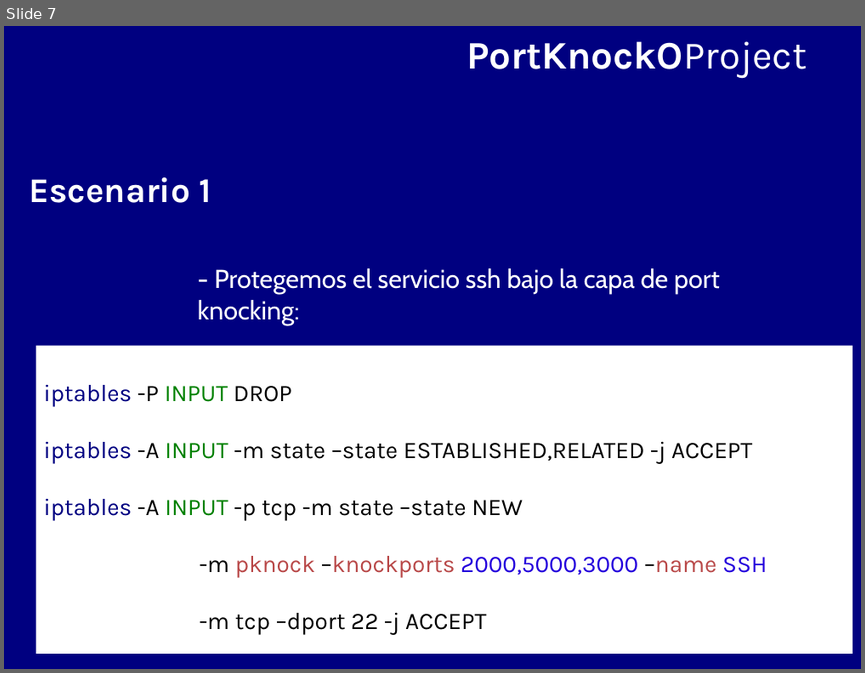
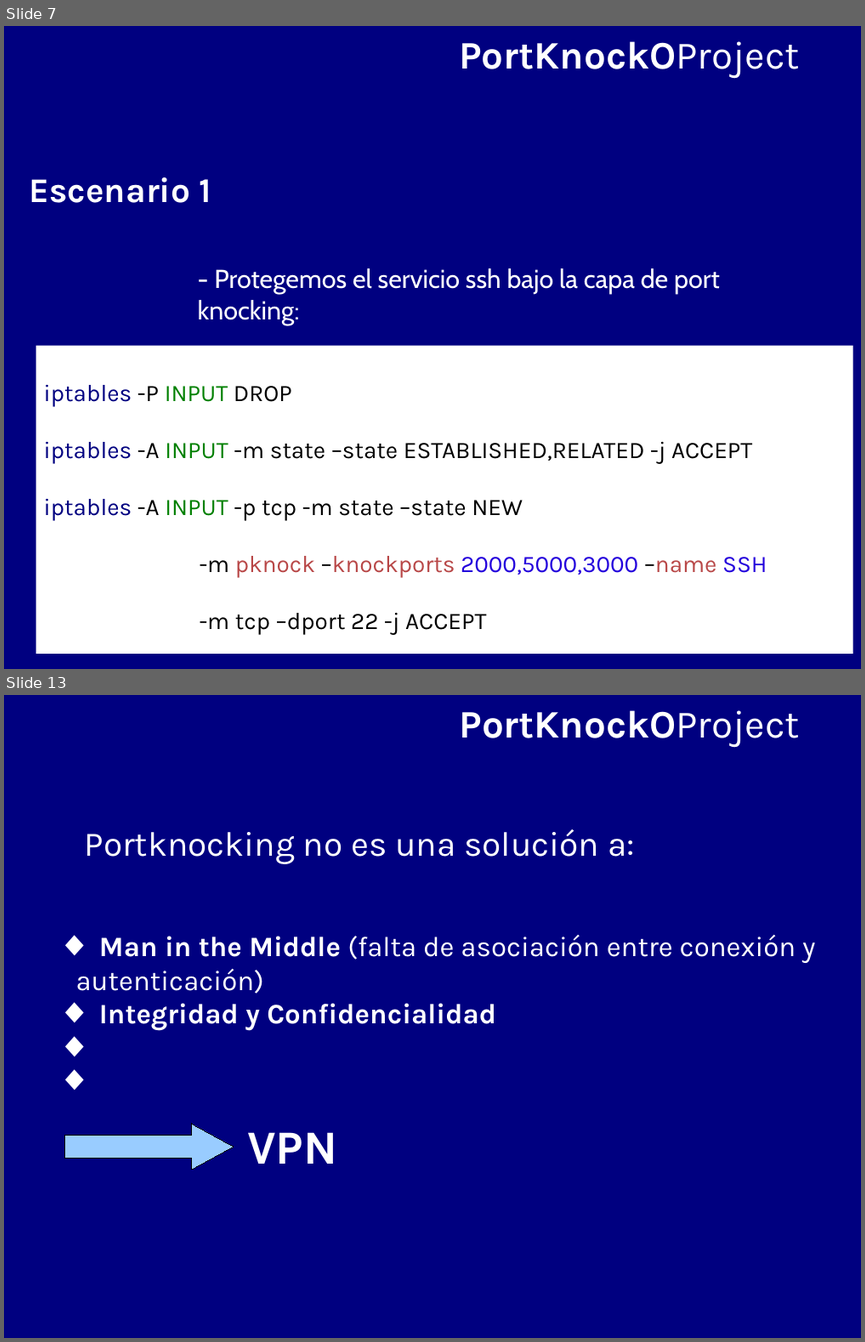
Before and after one commit to BackupTheBerlios/portknocko-svn, a slide deck: trunk/jornadas/jornadas.odp. Shown one above the other, each under a label of ours: slide 7 before the commit, slides 7 and 13 after it; the slides between them are not shown. The pictures are 865x673 and 865x1342 pixels, drawn with LibreOffice and Linux fonts; fonts in the diff are those of the drawing. Boxes give left, top, right and bottom in pixels: in the first picture for what was removed or moved away, otherwise in the second. Text is boxed around its words. In the diff, an @@ line names an element or a change of style, - is before the commit and + after.

```diff
--- a/trunk/jornadas/jornadas.odp
+++ b/trunk/jornadas/jornadas.odp
@@ slide 13 added at bbox=[4, 695, 861, 1338], background #000080 @@
@@ text added at bbox=[459, 710, 799, 747], 36 pt, text #FFFFFF, bold @@
+PortKnockOProject
@@ text added at bbox=[85, 829, 635, 864], 32 pt, text #FFFFFF @@
+Portknocking no es una solución a:
@@ text added at bbox=[76, 935, 815, 1031], 26 pt, text #FFFFFF @@
+◆ Man in the Middle (falta de asociación entre conexión y autenticación)
+◆ Integridad y Confidencialidad
@@ right arrow added at bbox=[65, 1123, 234, 1169], fill #99CCFF, outline #000000 0 pt @@
@@ text added at bbox=[247, 1132, 337, 1163], 44 pt, text #FFFFFF, bold @@
+VPN
@@ slide 7 changed as well @@
@@ text "PortKnockOProject": place and size @@
-text "PortKnockOProject" at bbox=[466, 41, 806, 78]
+text "PortKnockOProject" at bbox=[459, 41, 799, 78]
```
Also in this commit, not shown: 6 other slides changed, 7 other slides added, 1 other file.
